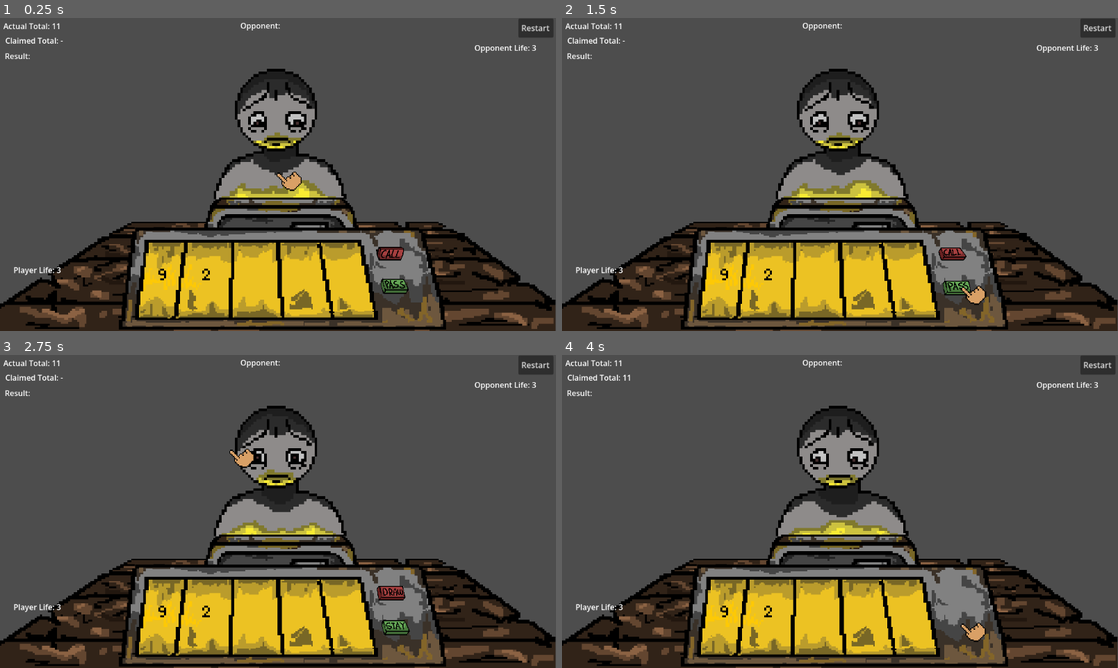
Above: before the commit, frames 1-4 (two rows, left to right).
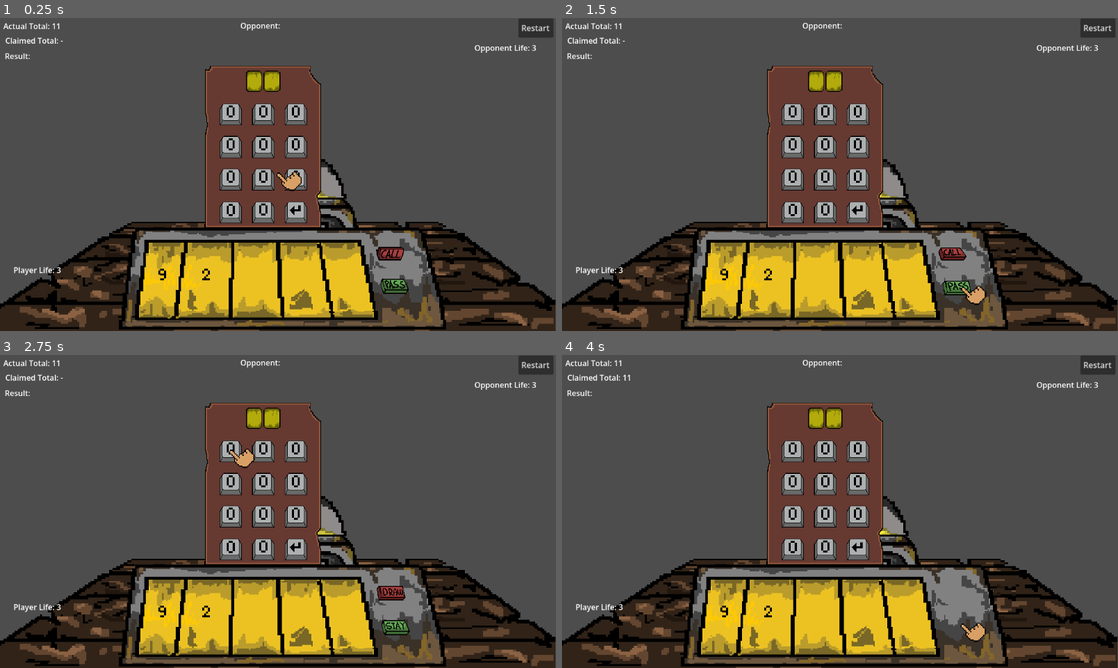
Above: after the commit, the same moments.

Repository: Yatagarasu163/BluffJack
Game: Godot game, scene res://Scenes/Levels/Level 1.tscn
Two runs of this game, one before a commit and one after it. Both use one fixed random seed, a clock stepped at 60 frames per second and the inputs below.
Inputs (mouse positions are in pixels of both pictures, inside the frame that each line leads up to):
- Up to frame 1 (0.25 s): no input
- Up to frame 2 (1.5 s): click (951, 255) at 0.5 s; click (962, 287) at 1.25 s
- Up to frame 3 (2.75 s): click (233, 452) at 2.02 s
- Up to frame 4 (4 s): click (951, 592) at 2.75 s; click (962, 624) at 3.5 s

The runs differ from the first frame. In frame 1, 10% of the frame differs, in the area x 36-58%, y 15-68%; in frame 2, 10%; in frame 3, 10%; in frame 4, 10%.
Error after the commit: Invalid access to property or key 'mouse_entered' on a base object of type 'null instance'. (res://Scenes/Prefabs/keypad_button.gd:12)

Commit message:
Keypad Logic half done

Diff:
--- a/bluff-jack/Assets/Scripts/PlayerControl.gd
+++ b/bluff-jack/Assets/Scripts/PlayerControl.gd
@@ -18,6 +18,8 @@
 signal restart_game;
 @onready var anim = $AnimationController;
 var draw_powerup = false;
+var current_bluff_value := ""
+@onready var bluff_input = $BluffUI/Control/BluffInput
 
 
 func _ready():
@@ -27,6 +29,14 @@
 	game_manager.register_player(self);
 	game_manager.current_turn.connect(_on_turn_changed);
 	game_manager.start_game.connect(_on_match_started);
+	bluff_input.editable = false
+	bluff_input.visible = false
+
+func keypad_press(value: String) -> void:
+	if current_bluff_value.length() >= 2:
+		return
+	current_bluff_value += value
+	bluff_input.text = current_bluff_value
 
 func get_life() -> int:
 	anim._update_life_anim(player_life);
@@ -190,11 +200,12 @@
 	bluff_buttons.visible = true;
 	bluff_buttons.get_child(0).visible = false;
 	bluff_buttons.get_child(1).visible = false;
-	var bluff_input = bluff_buttons.get_child(2).get_child(0);
-
-	bluff_input.position = Vector2(576, 324);
-	bluff_input.visible = true;
-	bluff_input.text = "";
+
+	current_bluff_value = ""
+	bluff_input.position = Vector2(576, 324)
+	bluff_input.visible = true
+	bluff_input.text = ""
+
 	bluff_input.grab_focus();
 
 func _on_bluff_input_text_submitted(new_text):
@@ -289,7 +300,7 @@
 
 func _on_main_menu_button_pressed() -> void:
 	get_tree().change_scene_to_file("res://Scenes/Prefabs/Main_Menu.tscn")
-	pass # Replace with function body.
+
 
 func _draw_powerup() -> void:
 	print("Before powerup: ", cards);
--- a/bluff-jack/Assets/Scripts/game_manager.gd
+++ b/bluff-jack/Assets/Scripts/game_manager.gd
@@ -24,7 +24,7 @@
 var player_state = State.DRAW
 var enemy_state = State.DRAW
 var processing_turn = false
-@onready var enemy_animation_controller = enemy.get_node("AnimationController")
+var enemy_animation_controller = null
 
 
 func _ready() -> void:
@@ -45,6 +45,11 @@
 	_try_start()
 
 func register_enemy() -> void:
+	enemy = get_tree().get_first_node_in_group("Enemy")
+
+	if enemy != null:
+		enemy_animation_controller = enemy.get_child(0)
+
 	enemy_ready = true
 	_try_start()
 
--- /dev/null
+++ b/bluff-jack/Scenes/Prefabs/Buttons/backspace_button.tscn
@@ -0,0 +1,83 @@
+[gd_scene format=3 uid="uid://coqmidb5sllbl"]
+
+[ext_resource type="Texture2D" uid="uid://cn7ieiwren8ey" path="res://Assets/sprites/bluff inputs/0 button pressed.png" id="1_ltxtd"]
+
+[sub_resource type="AtlasTexture" id="AtlasTexture_bx6gg"]
+atlas = ExtResource("1_ltxtd")
+region = Rect2(18, 5, 44, 43)
+
+[sub_resource type="AtlasTexture" id="AtlasTexture_qa07y"]
+atlas = ExtResource("1_ltxtd")
+region = Rect2(98, 5, 44, 43)
+
+[sub_resource type="AtlasTexture" id="AtlasTexture_i5r3b"]
+atlas = ExtResource("1_ltxtd")
+region = Rect2(18, 5, 44, 43)
+
+[sub_resource type="AtlasTexture" id="AtlasTexture_bys6w"]
+atlas = ExtResource("1_ltxtd")
+region = Rect2(18, 5, 44, 43)
+
+[sub_resource type="AtlasTexture" id="AtlasTexture_esv06"]
+atlas = ExtResource("1_ltxtd")
+region = Rect2(98, 5, 44, 43)
+
+[sub_resource type="AtlasTexture" id="AtlasTexture_w723p"]
+atlas = ExtResource("1_ltxtd")
+region = Rect2(178, 5, 44, 43)
+
+[sub_resource type="SpriteFrames" id="SpriteFrames_a277t"]
+animations = [{
+"frames": [{
+"duration": 1.0,
+"texture": SubResource("AtlasTexture_bx6gg")
+}, {
+"duration": 1.0,
+"texture": SubResource("AtlasTexture_qa07y")
+}],
+"loop": false,
+"name": &"hover",
+"speed": 30.0
+}, {
+"frames": [{
+"duration": 1.0,
+"texture": SubResource("AtlasTexture_i5r3b")
+}],
+"loop": false,
+"name": &"idle",
+"speed": 5.0
+}, {
+"frames": [{
+"duration": 1.0,
+"texture": SubResource("AtlasTexture_bys6w")
+}, {
+"duration": 1.0,
+"texture": SubResource("AtlasTexture_esv06")
+}, {
+"duration": 1.0,
+"texture": SubResource("AtlasTexture_w723p")
+}, {
+"duration": 1.0,
+"texture": SubResource("AtlasTexture_esv06")
+}, {
+"duration": 1.0,
+"texture": SubResource("AtlasTexture_bys6w")
+}],
+"loop": false,
+"name": &"pressed",
+"speed": 5.0
+}]
+
+[node name="0 Button" type="Node2D" unique_id=1216758085]
+texture_filter = 5
+
+[node name="0 Button" type="Button" parent="." unique_id=1479627441]
+offset_right = 44.0
+offset_bottom = 43.0
+flat = true
+metadata/_edit_use_anchors_ = true
+
+[node name="0 Button(Animator)" type="AnimatedSprite2D" parent="." unique_id=1719655092]
+sprite_frames = SubResource("SpriteFrames_a277t")
+animation = &"hover"
+centered = false
--- /dev/null
+++ b/bluff-jack/Scenes/Prefabs/Buttons/enter_button.tscn
@@ -0,0 +1,92 @@
+[gd_scene format=3 uid="uid://dd0y7shk7kgnh"]
+
+[ext_resource type="Texture2D" uid="uid://bwn3fhyl6wth7" path="res://Assets/sprites/bluff inputs/bluff button pressed.png" id="1_o043t"]
+[ext_resource type="Texture2D" uid="uid://crwnqn4m654ha" path="res://Assets/texture/Enter.png" id="2_emqlt"]
+
+[sub_resource type="AtlasTexture" id="AtlasTexture_qkrcb"]
+atlas = ExtResource("1_o043t")
+region = Rect2(18, 5, 45, 43)
+
+[sub_resource type="AtlasTexture" id="AtlasTexture_t6usb"]
+atlas = ExtResource("1_o043t")
+region = Rect2(98, 5, 45, 43)
+
+[sub_resource type="AtlasTexture" id="AtlasTexture_vai2i"]
+atlas = ExtResource("1_o043t")
+region = Rect2(18, 5, 45, 43)
+
+[sub_resource type="AtlasTexture" id="AtlasTexture_5rfnb"]
+atlas = ExtResource("1_o043t")
+region = Rect2(18, 5, 45, 43)
+
+[sub_resource type="AtlasTexture" id="AtlasTexture_4bsac"]
+atlas = ExtResource("1_o043t")
+region = Rect2(98, 5, 45, 43)
+
+[sub_resource type="AtlasTexture" id="AtlasTexture_dvsdy"]
+atlas = ExtResource("1_o043t")
+region = Rect2(178, 5, 45, 43)
+
+[sub_resource type="SpriteFrames" id="SpriteFrames_a277t"]
+animations = [{
+"frames": [{
+"duration": 1.0,
+"texture": SubResource("AtlasTexture_qkrcb")
+}, {
+"duration": 1.0,
+"texture": SubResource("AtlasTexture_t6usb")
+}],
+"loop": false,
+"name": &"hover",
+"speed": 5.0
+}, {
+"frames": [{
+"duration": 1.0,
+"texture": SubResource("AtlasTexture_vai2i")
+}],
+"loop": false,
+"name": &"idle",
+"speed": 5.0
+}, {
+"frames": [{
+"duration": 1.0,
+"texture": SubResource("AtlasTexture_5rfnb")
+}, {
+"duration": 1.0,
+"texture": SubResource("AtlasTexture_4bsac")
+}, {
+"duration": 1.0,
+"texture": SubResource("AtlasTexture_dvsdy")
+}, {
+"duration": 1.0,
+"texture": SubResource("AtlasTexture_dvsdy")
+}, {
+"duration": 1.0,
+"texture": SubResource("AtlasTexture_dvsdy")
+}, {
+"duration": 1.0,
+"texture": SubResource("AtlasTexture_4bsac")
+}, {
+"duration": 1.0,
+"texture": SubResource("AtlasTexture_5rfnb")
+}],
+"loop": false,
+"name": &"pressed",
+"speed": 5.0
+}]
+
+[node name="EnterButton" type="Node2D" unique_id=1160090862]
+
+[node name="EnterButton" type="Button" parent="." unique_id=2146345766]
+offset_right = 44.0
+offset_bottom = 43.0
+flat = true
+
+[node name="EnterButton" type="AnimatedSprite2D" parent="EnterButton" unique_id=78302571]
+sprite_frames = SubResource("SpriteFrames_a277t")
+animation = &"idle"
+centered = false
+
+[node name="Enter" type="Sprite2D" parent="EnterButton/EnterButton" unique_id=1910735450]
+position = Vector2(22, 18)
+texture = ExtResource("2_emqlt")
--- a/bluff-jack/Scenes/Prefabs/bluff_input.tscn
+++ b/bluff-jack/Scenes/Prefabs/bluff_input.tscn
@@ -6,3 +6,4 @@
 texture_filter = 5
 
 [node name="Button" parent="." unique_id=1619352531 instance=ExtResource("1_by7bj")]
+number = 9
--- /dev/null
+++ b/bluff-jack/Scenes/Prefabs/bluff_keypad_input.tscn
@@ -0,0 +1,69 @@
+[gd_scene format=3 uid="uid://bxojrwx4y80fy"]
+
+[ext_resource type="Texture2D" uid="uid://b04asf4rgijq2" path="res://Assets/sprites/bluff inputs/BlankBluffInput.png" id="1_513r8"]
+[ext_resource type="PackedScene" uid="uid://fk6ugxo4ee4c" path="res://Scenes/Prefabs/Keypad Button.tscn" id="2_st3ce"]
+[ext_resource type="PackedScene" uid="uid://coqmidb5sllbl" path="res://Scenes/Prefabs/Buttons/backspace_button.tscn" id="3_u1b8p"]
+[ext_resource type="PackedScene" uid="uid://dd0y7shk7kgnh" path="res://Scenes/Prefabs/Buttons/enter_button.tscn" id="4_lixq6"]
+
+[node name="BluffInput" type="Node2D" unique_id=457786761]
+
+[node name="bluffkeypad" type="Sprite2D" parent="." unique_id=1384234730]
+position = Vector2(545, 267)
+scale = Vector2(1.5, 1.5)
+texture = ExtResource("1_513r8")
+
+[node name="Button1" parent="bluffkeypad" unique_id=1050717101 instance=ExtResource("2_st3ce")]
+position = Vector2(-60, -60)
+scale = Vector2(0.7, 0.7)
+
+[node name="Button2" parent="bluffkeypad" unique_id=165021638 instance=ExtResource("2_st3ce")]
+position = Vector2(-15, -60)
+scale = Vector2(0.7, 0.7)
+number = 2
+
+[node name="Button3" parent="bluffkeypad" unique_id=1485548991 instance=ExtResource("2_st3ce")]
+position = Vector2(30, -60)
+scale = Vector2(0.7, 0.7)
+
+[node name="Button4" parent="bluffkeypad" unique_id=103992888 instance=ExtResource("2_st3ce")]
+position = Vector2(-60, -15)
+scale = Vector2(0.70000005, 0.70000005)
+number = 4
+
+[node name="Button5" parent="bluffkeypad" unique_id=723348582 instance=ExtResource("2_st3ce")]
+position = Vector2(-15, -15)
+scale = Vector2(0.70000005, 0.70000005)
+number = 5
+
+[node name="Button6" parent="bluffkeypad" unique_id=272319707 instance=ExtResource("2_st3ce")]
+position = Vector2(30, -15)
+scale = Vector2(0.70000005, 0.70000005)
+number = 6
+
+[node name="Button7" parent="bluffkeypad" unique_id=623184889 instance=ExtResource("2_st3ce")]
+position = Vector2(-60, 30)
+scale = Vector2(0.70000005, 0.70000005)
+number = 7
+
+[node name="Button8" parent="bluffkeypad" unique_id=1793649615 instance=ExtResource("2_st3ce")]
+position = Vector2(-15, 30)
+scale = Vector2(0.70000005, 0.70000005)
+number = 8
+
+[node name="Button9" parent="bluffkeypad" unique_id=1355290931 instance=ExtResource("2_st3ce")]
+position = Vector2(30, 30)
+scale = Vector2(0.70000005, 0.70000005)
+number = 9
+
+[node name="Button10" parent="bluffkeypad" unique_id=818162099 instance=ExtResource("2_st3ce")]
+position = Vector2(-15, 75)
+scale = Vector2(0.70000005, 0.70000005)
+number = 10
+
+[node name="BackspaceButton" parent="bluffkeypad" unique_id=1216758085 instance=ExtResource("3_u1b8p")]
+position = Vector2(-60, 75)
+scale = Vector2(0.7, 0.7)
+
+[node name="EnterButton" parent="bluffkeypad" unique_id=1160090862 instance=ExtResource("4_lixq6")]
+position = Vector2(30, 75)
+scale = Vector2(0.7, 0.7)
--- a/bluff-jack/Scenes/Prefabs/keypad_button.gd
+++ b/bluff-jack/Scenes/Prefabs/keypad_button.gd
@@ -1,33 +1,34 @@
 extends Node2D
 
-@export var number = 0;
-@onready var button = $Button;
-@onready var anim = $AnimatedSprite2D;
-@onready var sprite = $AnimatedSprite2D/Sprite2D;
-var number_textures = {};
-var mouse_entered = false;
+@export var button_value: String = ""
 
-# Called when the node enters the scene tree for the first time.
+@onready var button = $button
+@onready var anim = $AnimatedSprite2D
+var mouse_entered := false
+
 func _ready() -> void:
-	for i in range(0, 10):
-		number_textures[i] = load("res://Assets/cards/%d.png" % i)
+	anim.play("idle")
 
-	sprite.texture = number_textures[number];
+	button.mouse_entered.connect(_on_hover)
+	button.mouse_entered.connect(_on_idle)
+	button.mouse_entered.connect(_on_pressed)
 
-	button.mouse_entered.connect(_on_hover);
-	button.mouse_exited.connect(_on_idle);
-	button.pressed.connect(_on_pressed);
-
-func _on_hover() -> void:
-	mouse_entered = true;
-	anim.play("hover");
-	sprite.position.y += 2;
+func _on_hover() ->void:
+	anim.play("hover")
 
 func _on_idle() -> void:
-	if mouse_entered == true:
-		sprite.position.y -= 2;
-		mouse_entered = false;
-	anim.play("idle");
+	anim.play("idle")
 
 func _on_pressed() -> void:
-	anim.play("pressed");
+	anim.play("pressed")
+
+	var player = get_tree().get_first_node_in_group("Player")
+	if player != null:
+		player.keypad_press_press(button_value)
+
+func _on_anim_finished() -> void:
+	if anim.animation == "pressed":
+		if mouse_entered:
+			anim.play("hover")
+		else:
+			anim.play("idle")
--- a/bluff-jack/Scenes/Prefabs/player.tscn
+++ b/bluff-jack/Scenes/Prefabs/player.tscn
@@ -12,6 +12,7 @@
 [ext_resource type="PackedScene" uid="uid://s876qwvr3upp" path="res://Scenes/Prefabs/Buttons/call_bluff_button.tscn" id="8_ofsyp"]
 [ext_resource type="Texture2D" uid="uid://by8akvdpyrog6" path="res://Assets/sprites/player/player knife 1 pull out anim.png" id="9_k7ict"]
 [ext_resource type="PackedScene" uid="uid://blya5a1bmr7wy" path="res://Scenes/Prefabs/Buttons/pass_button.tscn" id="9_ofsyp"]
+[ext_resource type="PackedScene" uid="uid://bxojrwx4y80fy" path="res://Scenes/Prefabs/bluff_keypad_input.tscn" id="13_mhr4y"]
 
 [sub_resource type="AtlasTexture" id="AtlasTexture_68wta"]
 atlas = ExtResource("9_k7ict")
@@ -323,6 +324,9 @@
 sprite_frames = SubResource("SpriteFrames_k7ict")
 animation = &"warning"
 
+[node name="BluffInput" parent="." unique_id=457786761 instance=ExtResource("13_mhr4y")]
+texture_filter = 5
+
 [connection signal="pressed" from="FinalScreen/ReplayButton" to="." method="_on_replay_button_pressed"]
 [connection signal="pressed" from="FinalScreen/NextLevelButton" to="." method="_on_next_level_button_pressed"]
 [connection signal="pressed" from="FinalScreen/MainMenuButton" to="." method="_on_main_menu_button_pressed"]
Binary file added: bluff-jack/Assets/sprites/bluff inputs/0 button pressed.png
Not shown, added: bluff-jack/Assets/sprites/bluff inputs/0 button pressed.png.import
Binary file added: bluff-jack/Assets/sprites/bluff inputs/1 button pressed.png
Not shown, added: bluff-jack/Assets/sprites/bluff inputs/1 button pressed.png.import
Binary file added: bluff-jack/Assets/sprites/bluff inputs/2 button pressed.png
Not shown, added: bluff-jack/Assets/sprites/bluff inputs/2 button pressed.png.import
Binary file added: bluff-jack/Assets/sprites/bluff inputs/3 button pressed.png
Not shown, added: bluff-jack/Assets/sprites/bluff inputs/3 button pressed.png.import
Binary file added: bluff-jack/Assets/sprites/bluff inputs/4 button pressed.png
Not shown, added: bluff-jack/Assets/sprites/bluff inputs/4 button pressed.png.import
Binary file added: bluff-jack/Assets/sprites/bluff inputs/5 button pressed.png
Not shown, added: bluff-jack/Assets/sprites/bluff inputs/5 button pressed.png.import
(and 14 more such lines)
